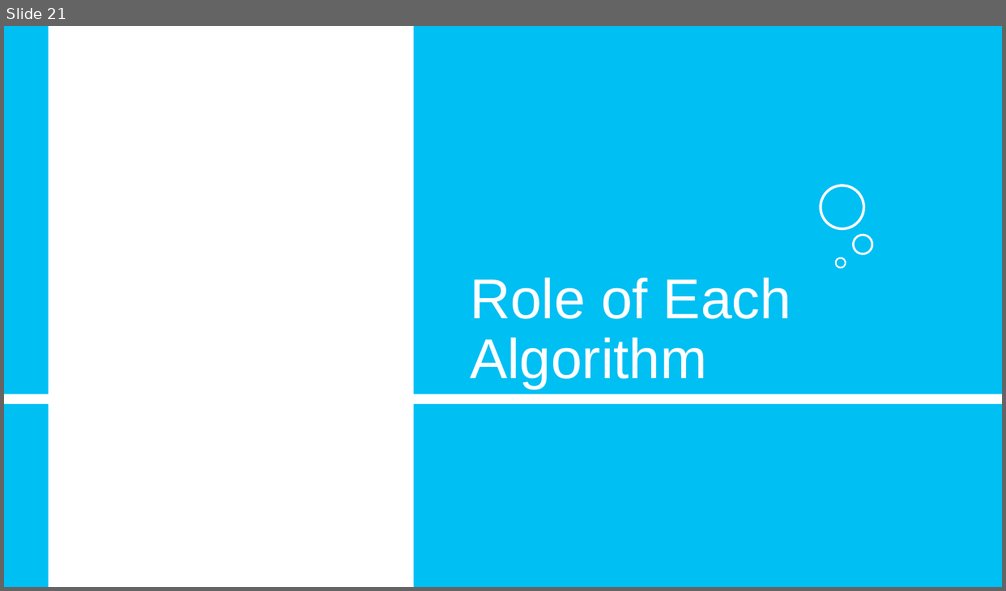
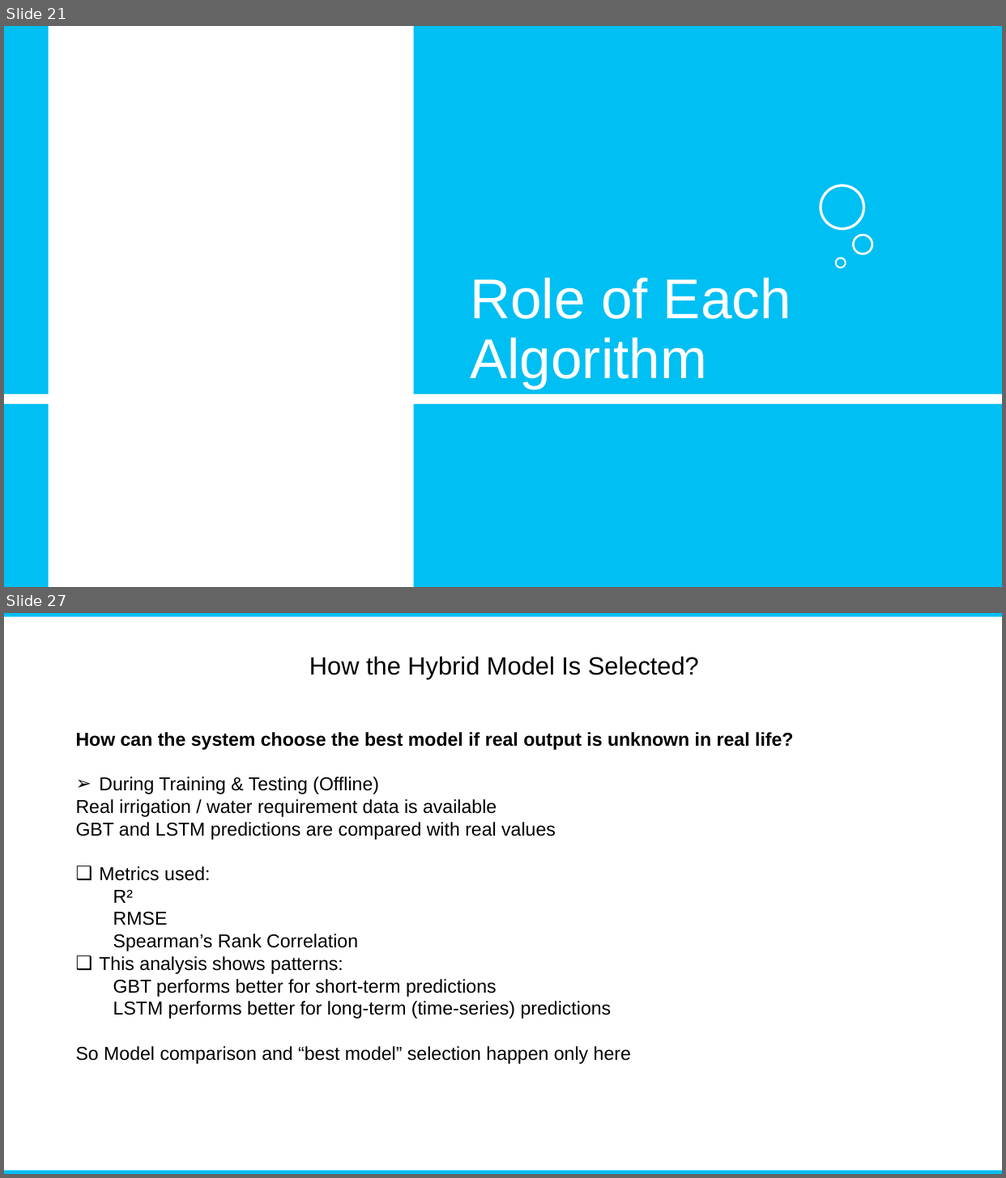
Before and after one commit to H-Electro/ERI_SVM_FPGA_PROJECT, a slide deck: DOCs/Presentations/Final/presentation_no1.pptx. Shown one above the other, each under a label of ours: slide 21 before the commit, slides 21 and 27 after it; the slides between them are not shown. The pictures are 1006x591 and 1006x1178 pixels, drawn with LibreOffice and Linux fonts; fonts in the diff are those of the drawing; background and template pictures are left out. Boxes give left, top, right and bottom in pixels: in the first picture for what was removed or moved away, otherwise in the second. Text is boxed around its words. In the diff, an @@ line names an element or a change of style, - is before the commit and + after.

Commit message:
uploaded the 2nd presentation

```diff
--- a/DOCs/Presentations/Final/presentation_no1.pptx
+++ b/DOCs/Presentations/Final/presentation_no1.pptx
@@ slide 27 added at (4,613,1002,1174), background #FFFFFF @@
@@ rectangle added at (4,613,1002,617), fill #00BFF3 @@
@@ text added at (309,656,699,679), 24 pt, text #000000 @@
+How the Hybrid Model Is Selected?
@@ text added at (76,732,793,1064), 18 pt, text #000000 @@
+How can the system choose the best model if real output is unknown in real life?
+➢ During Training & Testing (Offline)
+Real irrigation / water requirement data is available
+GBT and LSTM predictions are compared with real values
+❑ Metrics used:
+  R²
+  RMSE
+  Spearman’s Rank Correlation
+❑ This analysis shows patterns:
+  GBT performs better for short-term predictions
+  LSTM performs better for long-term (time-series) predictions
+So Model comparison and “best model” selection happen only here
@@ rectangle added at (4,1171,1002,1174), fill #00BFF3 @@
```
Also in this commit, not shown: 1 slide changed, 2 other slides added, 4 other files.
